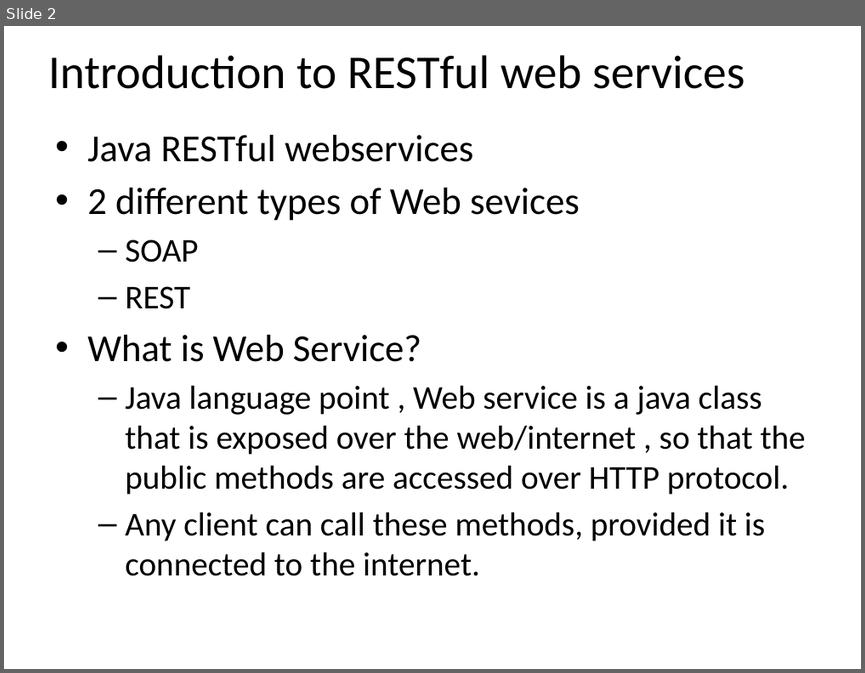
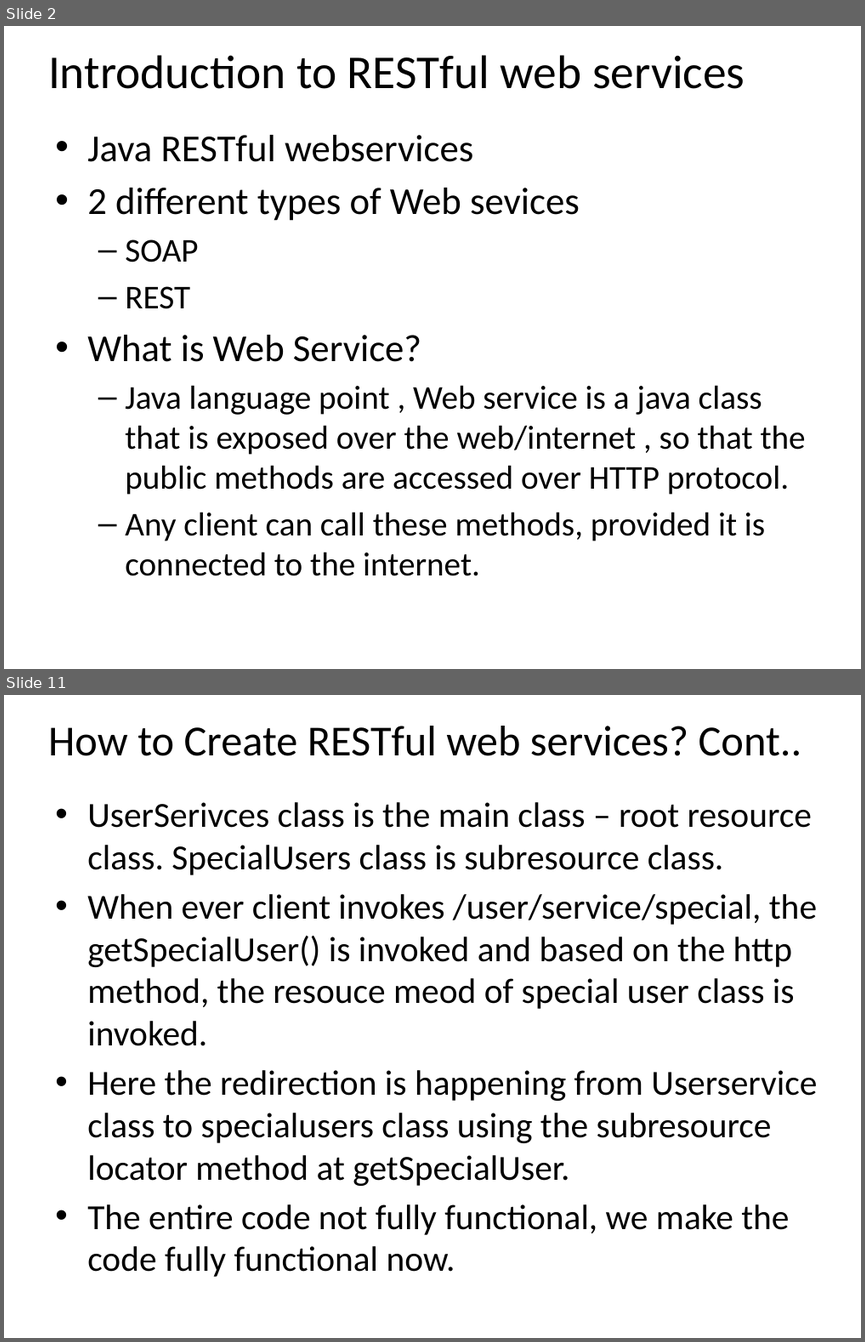
Before and after one commit to email2dorababu/SCALA_Reading, a slide deck: REST/REST_part1.pptx. Shown one above the other, each under a label of ours: slide 2 before the commit, slides 2 and 11 after it; the slides between them are not shown. The pictures are 865x673 and 865x1342 pixels, drawn with LibreOffice and Linux fonts; fonts in the diff are those of the drawing. Boxes give left, top, right and bottom in pixels: in the first picture for what was removed or moved away, otherwise in the second. Text is boxed around its words. In the diff, an @@ line names an element or a change of style, - is before the commit and + after.

```diff
--- a/REST/REST_part1.pptx
+++ b/REST/REST_part1.pptx
@@ slide 11 added at [4,695,861,1338], background #FFFFFF @@
@@ title added at [48,726,802,756], 36 pt, text #000000 @@
+How to Create RESTful web services? Cont..
@@ text added at [87,802,817,1276], 29.6 pt, text #000000 @@
+• UserSerivces class is the main class – root resource class. SpecialUsers class is subresource class.
+• When ever client invokes /user/service/special, the getSpecialUser() is invoked and based on the http method, the resouce meod of special user class is invoked.
+• Here the redirection is happening from Userservice class to specialusers class using the subresource locator method at getSpecialUser.
+• The entire code not fully functional, we make the code fully functional now.
```
Also in this commit, not shown: 3 slides changed, 5 other slides added, 34 other files.
